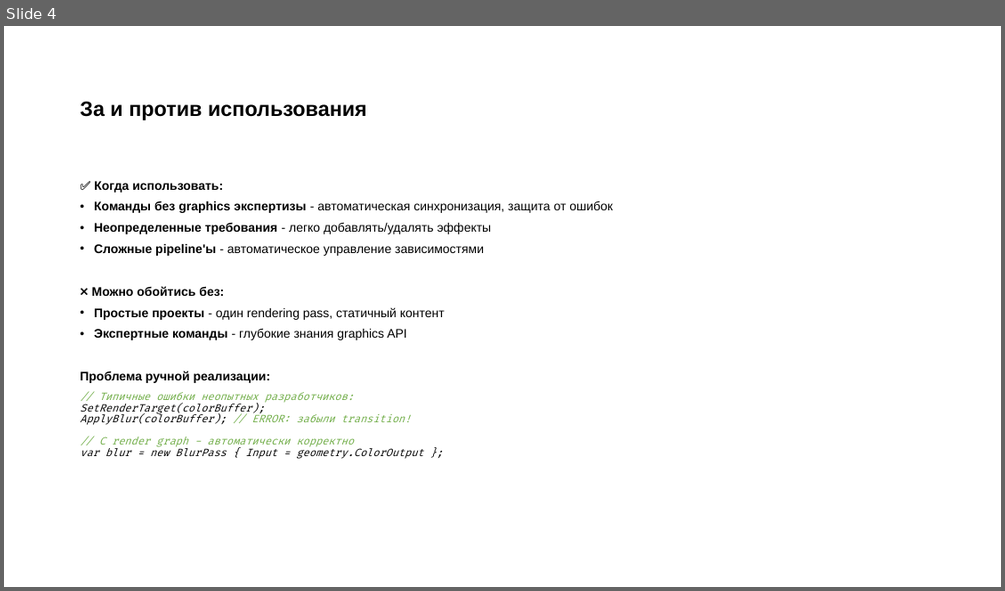
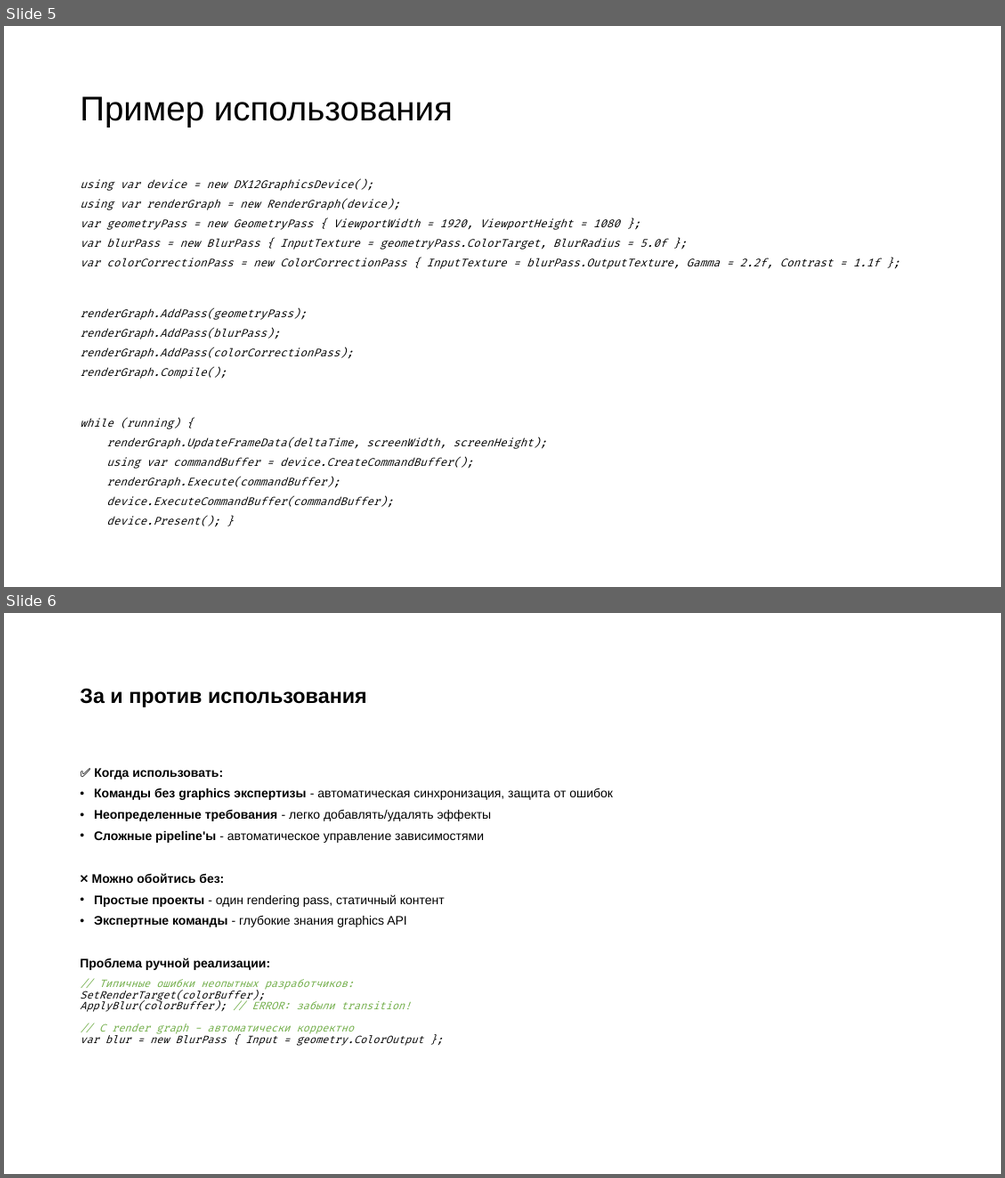
Before and after one commit to Plasmat1x/RenderGraph, a slide deck: doc/Presentation/RenderGraph.pptx. Shown one above the other, each under a label of ours: slide 4 before the commit, slides 5 and 6 after it. The pictures are 1005x591 and 1005x1178 pixels, drawn with LibreOffice and Linux fonts; fonts in the diff are those of the drawing. Boxes give left, top, right and bottom in pixels: in the first picture for what was removed or moved away, otherwise in the second. Text is boxed around its words. In the diff, an @@ line names an element or a change of style, - is before the commit and + after.

```diff
--- a/doc/Presentation/RenderGraph.pptx
+++ b/doc/Presentation/RenderGraph.pptx
@@ slide 5 added at [4,26,1001,587], background #FFFFFF @@
@@ title added at [80,96,453,127], 33 pt, text #000000 @@
+Пример использования
@@ text added at [80,179,880,527], 10.5 pt, text #000000, italic @@
+using var device = new DX12GraphicsDevice();
+using var renderGraph = new RenderGraph(device);
+var geometryPass = new GeometryPass { ViewportWidth = 1920, ViewportHeight = 1080 };
+var blurPass = new BlurPass { InputTexture = geometryPass.ColorTarget, BlurRadius = 5.0f };
+var colorCorrectionPass = new ColorCorrectionPass { InputTexture = blurPass.OutputTexture, Gamma = 2.2f, Contrast = 1.1f };
+renderGraph.AddPass(geometryPass);
+renderGraph.AddPass(blurPass);
+renderGraph.AddPass(colorCorrectionPass);
+renderGraph.Compile();
+while (running) {
+renderGraph.UpdateFrameData(deltaTime, screenWidth, screenHeight);
+using var commandBuffer = device.CreateCommandBuffer();
+renderGraph.Execute(commandBuffer);
+device.ExecuteCommandBuffer(commandBuffer);
+device.Present(); }
@@ what was slide 4 is now slide 6 @@
```
Also in this commit, not shown: 3 slides changed, 1 other slide added, 1 other file.
